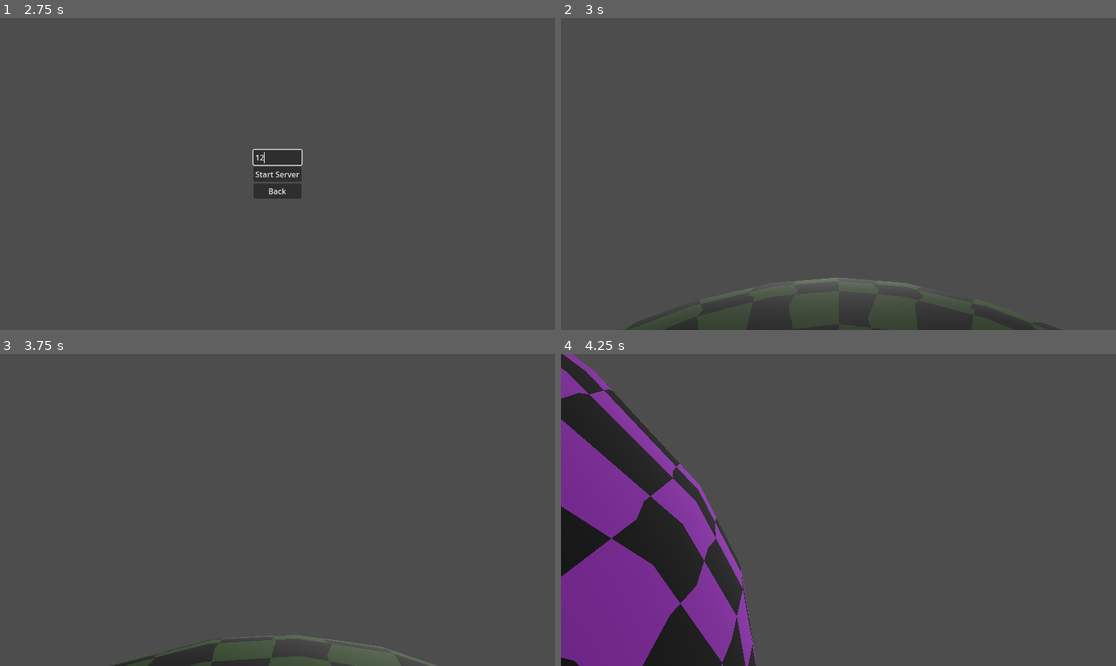
Above: before the commit, frames 1-4 (two rows, left to right).
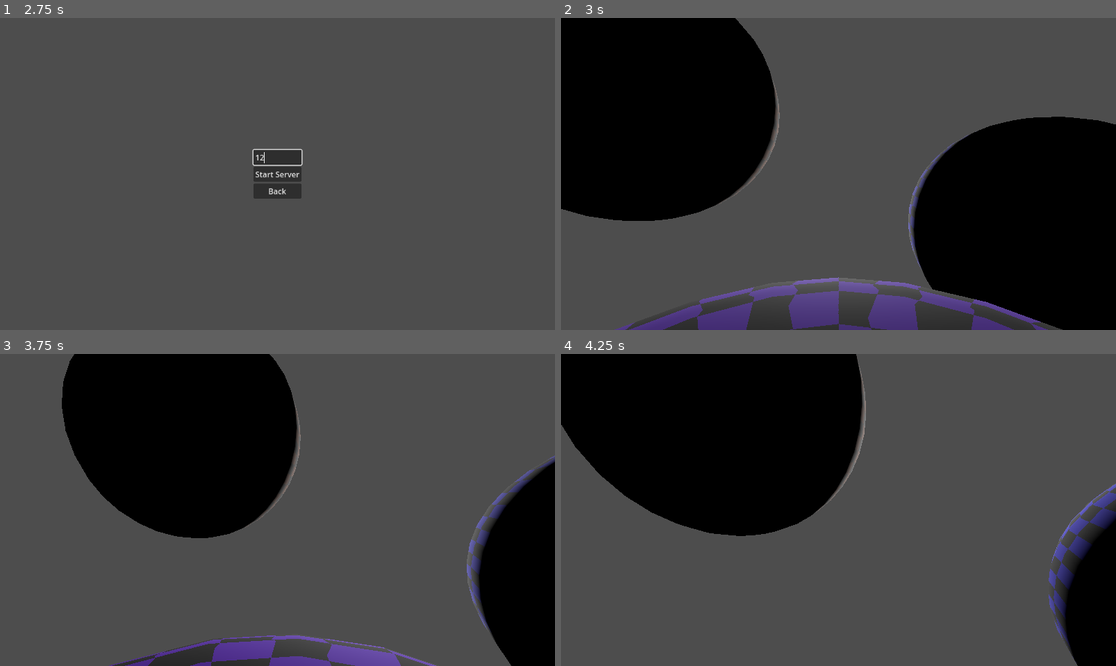
Above: after the commit, the same moments.

Repository: cjsoltermann/GodotPlanetGame
Game: Godot game, scene res://main.tscn
Same seed, same stepped clock (60 frames per second), same inputs: the game is played once before the commit and once after it.
Inputs (mouse positions are in pixels of both pictures, inside the frame that each line leads up to):
- Up to frame 1 (2.75 s): tap Enter (ui_accept) at 0.5 s; move the mouse to (399, 158) at 0.52 s; hold D (Right) 0.53-1.25 s; hold Ctrl (Sprint) 0.53-1.25 s; tap Space (Jump) at 0.77 s; click "Create Server" at 1.25 s; click (277, 158) at 2.02 s; type "12" at 2.1 s
- Up to frame 2 (3 s): click "Start Server" at 2.75 s
- Up to frame 3 (3.75 s): tap Enter (ui_accept) at 3.5 s; move the mouse to (249, 510) at 3.52 s; hold W (Forward) from 3.53 s (still down); tap Ctrl (Sprint) at 3.6 s
- Up to frame 4 (4.25 s): keep holding W (Forward); tap Space (Jump) at 3.77 s

Frame 1 is identical in both runs. In frame 2, 48% of the frame differs, in the area x 0-100%, y 0-100%; in frame 3, 31%; in frame 4, 49%.

Commit message:
Planet system

Diff:
--- a/level.gd
+++ b/level.gd
@@ -3,9 +3,7 @@
 var character_scene := preload("res://character.tscn")
 @onready var player_root := $Players
 
-@onready var planets: Array[Node3D] = [$Planet, $Planet2]
-
-@onready var orbiting := $Planet2
+@onready var planets: Node3D = $Planets
 
 var server: Server
 
@@ -16,15 +14,15 @@
 
 	character.get_gravity = func (pos: Vector3) -> Vector3:
 		var ret := Vector3.ZERO
-		for planet in planets:
+		for planet: Planet in planets.get_children():
 			var dir := planet.position - pos
-			ret += dir * (50.0 / dir.length_squared())
+			ret += dir * (planet.mass / dir.length_squared())
 		return ret
 
 	character.get_closest_body = func (pos: Vector3) -> Node3D:
 		var dist := INF
-		var ret := planets[0]
-		for planet in planets:
+		var ret := planets.get_child(0)
+		for planet: Planet in planets.get_children():
 			var d := (planet.position - pos).length_squared()
 			if (d < dist):
 				dist = d
@@ -41,10 +39,3 @@
 		add_character(id)
 
 	server.on_player_connected.connect(add_character)
-
-# Called every frame. 'delta' is the elapsed time since the previous frame.
-func _physics_process(delta):
-	#pass
-	#orbiting.position.x += delta
-	var t = Time.get_ticks_usec() / 100000000.0
-	orbiting.position = Vector3(50*sin(t), 50*cos(t), 0)
--- a/level.tscn
+++ b/level.tscn
@@ -1,46 +1,46 @@
-[gd_scene load_steps=6 format=3 uid="uid://l314l74afmjt"]
+[gd_scene load_steps=3 format=3 uid="uid://l314l74afmjt"]
 
 [ext_resource type="Script" path="res://level.gd" id="1_aorb1"]
-[ext_resource type="Shader" path="res://world.gdshader" id="1_c6xud"]
-
-[sub_resource type="ShaderMaterial" id="ShaderMaterial_pomkf"]
-render_priority = 0
-shader = ExtResource("1_c6xud")
-shader_parameter/color = Color(0.25098, 0.4, 0.164706, 1)
-
-[sub_resource type="SphereShape3D" id="SphereShape3D_48lr5"]
-radius = 20.0
-
-[sub_resource type="ShaderMaterial" id="ShaderMaterial_4r71l"]
-render_priority = 0
-shader = ExtResource("1_c6xud")
-shader_parameter/color = Color(0.607843, 0.180392, 0.745098, 1)
+[ext_resource type="PackedScene" uid="uid://d2durkhbn0xbu" path="res://planet.tscn" id="2_13qh8"]
 
 [node name="Level" type="Node3D"]
 script = ExtResource("1_aorb1")
 
-[node name="Planet" type="AnimatableBody3D" parent="."]
+[node name="Planets" type="Node3D" parent="."]
 
-[node name="Mesh" type="CSGSphere3D" parent="Planet"]
-radius = 20.0
-radial_segments = 20
-rings = 20
-material = SubResource("ShaderMaterial_pomkf")
+[node name="Planet" parent="Planets" instance=ExtResource("2_13qh8")]
+color = Color(0.415686, 0.00392157, 0.85098, 1)
+orbiting = false
+orbit_speed = 5.0
+mass = 25
 
-[node name="CollisionShape3D" type="CollisionShape3D" parent="Planet"]
-shape = SubResource("SphereShape3D_48lr5")
+[node name="Planet2" parent="Planets" instance=ExtResource("2_13qh8")]
+transform = Transform3D(1, 0, 0, 0, 1, 0, 0, 0, 1, 31.2533, 34.5778, 36.1219)
+color = Color(0.533333, 0.27451, 0.0352941, 1)
+orbiting = false
+orbit_speed = 5.0
+mass = 25
 
-[node name="Planet2" type="AnimatableBody3D" parent="."]
-transform = Transform3D(1, 0, 0, 0, 1, 0, 0, 0, 1, -56.454, 0.127258, 0.6548)
+[node name="Planet3" parent="Planets" instance=ExtResource("2_13qh8")]
+transform = Transform3D(1, 0, 0, 0, 1, 0, 0, 0, 1, -33.9386, 12.2226, 37.4156)
+color = Color(0.172549, 0.0509804, 1, 1)
+orbiting = false
+orbit_speed = 50.0
+mass = 25
 
-[node name="Mesh" type="CSGSphere3D" parent="Planet2"]
-radius = 20.0
-radial_segments = 20
-rings = 20
-material = SubResource("ShaderMaterial_4r71l")
+[node name="Planet4" parent="Planets" instance=ExtResource("2_13qh8")]
+transform = Transform3D(1, 0, 0, 0, 1, 0, 0, 0, 1, 15.1226, 47.2957, -38.2484)
+color = Color(0.352941, 0.376471, 0.0627451, 1)
+orbiting = false
+orbit_speed = 50.0
+mass = 25
 
-[node name="CollisionShape3D" type="CollisionShape3D" parent="Planet2"]
-shape = SubResource("SphereShape3D_48lr5")
+[node name="Planet5" parent="Planets" instance=ExtResource("2_13qh8")]
+transform = Transform3D(1, 0, 0, 0, 1, 0, 0, 0, 1, -35.803, -22.2099, -35.2969)
+color = Color(0.619608, 0.152941, 0.219608, 1)
+orbiting = false
+orbit_speed = 50.0
+mass = 25
 
 [node name="DirectionalLight3D" type="DirectionalLight3D" parent="."]
 
--- /dev/null
+++ b/planet.gd
@@ -0,0 +1,35 @@
+@tool
+class_name Planet
+extends AnimatableBody3D
+
+@export var color := Color("40662a"):
+	set(new_color):
+		color = new_color
+		if $Mesh:
+			($Mesh.material as ShaderMaterial).set_shader_parameter("color", color)
+
+@export var orbiting := false
+@export var orbit_speed := 50.0
+@export var mass := 25
+
+func _ready():
+	if Engine.is_editor_hint():
+		pass
+	if not Engine.is_editor_hint():
+		pass
+
+func _process(delta):
+	if Engine.is_editor_hint():
+		pass
+	if not Engine.is_editor_hint():
+		pass
+
+
+func _physics_process(delta):
+	if Engine.is_editor_hint():
+		pass
+	if not Engine.is_editor_hint():
+		#var t = Time.get_ticks_usec() / 100000000.0
+		#position = Vector3(orbit_speed*sin(t), orbit_speed*cos(t), 0)
+		if orbiting:
+			position += Vector3(orbit_speed*cos(delta), -orbit_speed*sin(delta), 0)
--- /dev/null
+++ b/planet.tscn
@@ -0,0 +1,28 @@
+[gd_scene load_steps=5 format=3 uid="uid://d2durkhbn0xbu"]
+
+[ext_resource type="Shader" path="res://world.gdshader" id="1_7ux31"]
+[ext_resource type="Script" path="res://planet.gd" id="1_i45do"]
+
+[sub_resource type="ShaderMaterial" id="ShaderMaterial_3outb"]
+resource_local_to_scene = true
+render_priority = 0
+shader = ExtResource("1_7ux31")
+shader_parameter/color = Color(0.415686, 0.196078, 0.721569, 1)
+
+[sub_resource type="SphereShape3D" id="SphereShape3D_48lr5"]
+radius = 20.0
+
+[node name="Planet" type="AnimatableBody3D"]
+script = ExtResource("1_i45do")
+orbiting = null
+orbit_speed = null
+mass = null
+
+[node name="Mesh" type="CSGSphere3D" parent="."]
+radius = 20.0
+radial_segments = 20
+rings = 20
+material = SubResource("ShaderMaterial_3outb")
+
+[node name="CollisionShape3D" type="CollisionShape3D" parent="."]
+shape = SubResource("SphereShape3D_48lr5")
